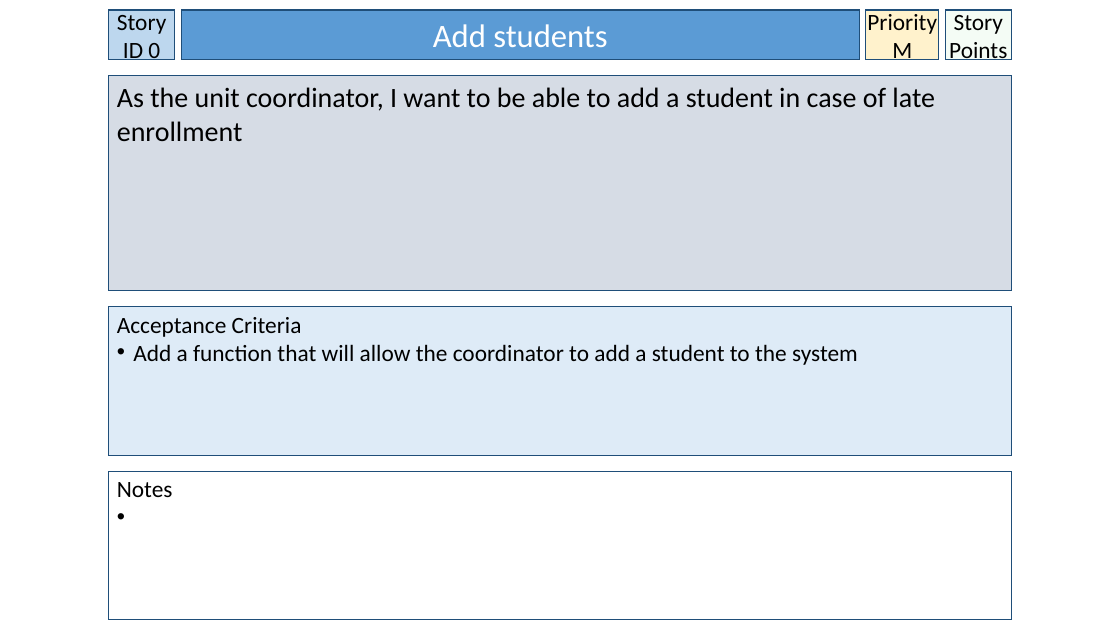
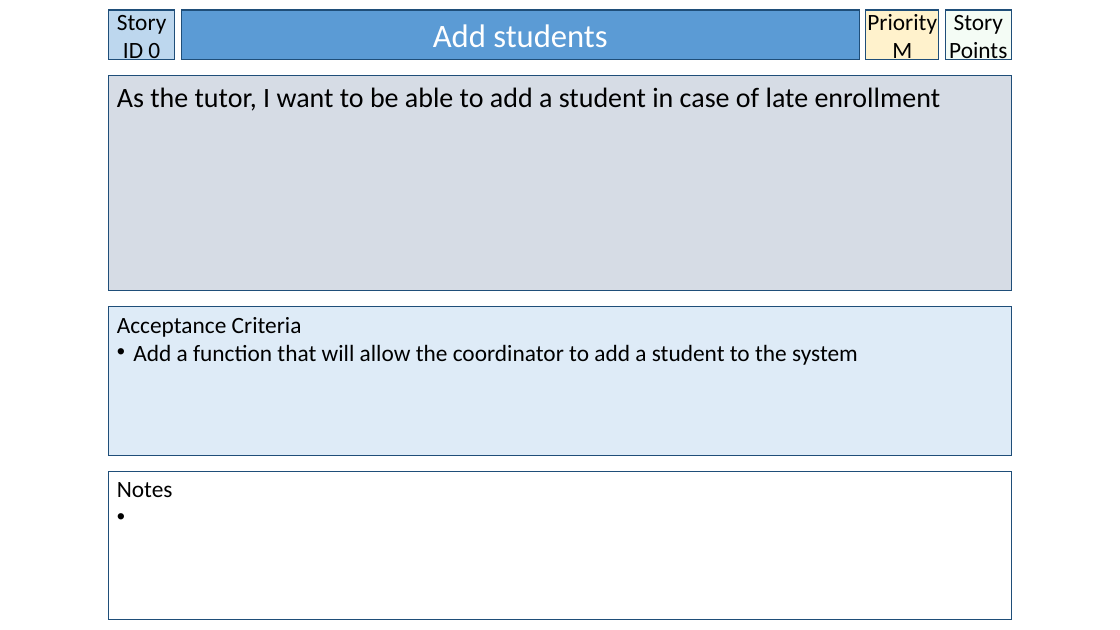
Before and after one commit to BrissyKim/group14, a slide deck: slide 2 of User_story/Yoon User Stories.pptx. Drawn at 1120x630 pixels with LibreOffice and Linux fonts; fonts in the diff are those of the drawing. Boxes give left, top, right and bottom in pixels: in the first picture for what was removed or moved away, otherwise in the second. Text is boxed around its words. In the diff, an @@ line names an element or a change of style, - is before the commit and + after.

```diff
--- a/User_story/Yoon User Stories.pptx
+++ b/User_story/Yoon User Stories.pptx
@@ text in rectangle at <box>117,87,941,111</box>: text changed @@
-As the unit coordinator, I want to be able to add a student in case of late enrollment
+As the tutor, I want to be able to add a student in case of late enrollment
```
Also in this commit, not shown: 1 other slide changed, 1 other file.
